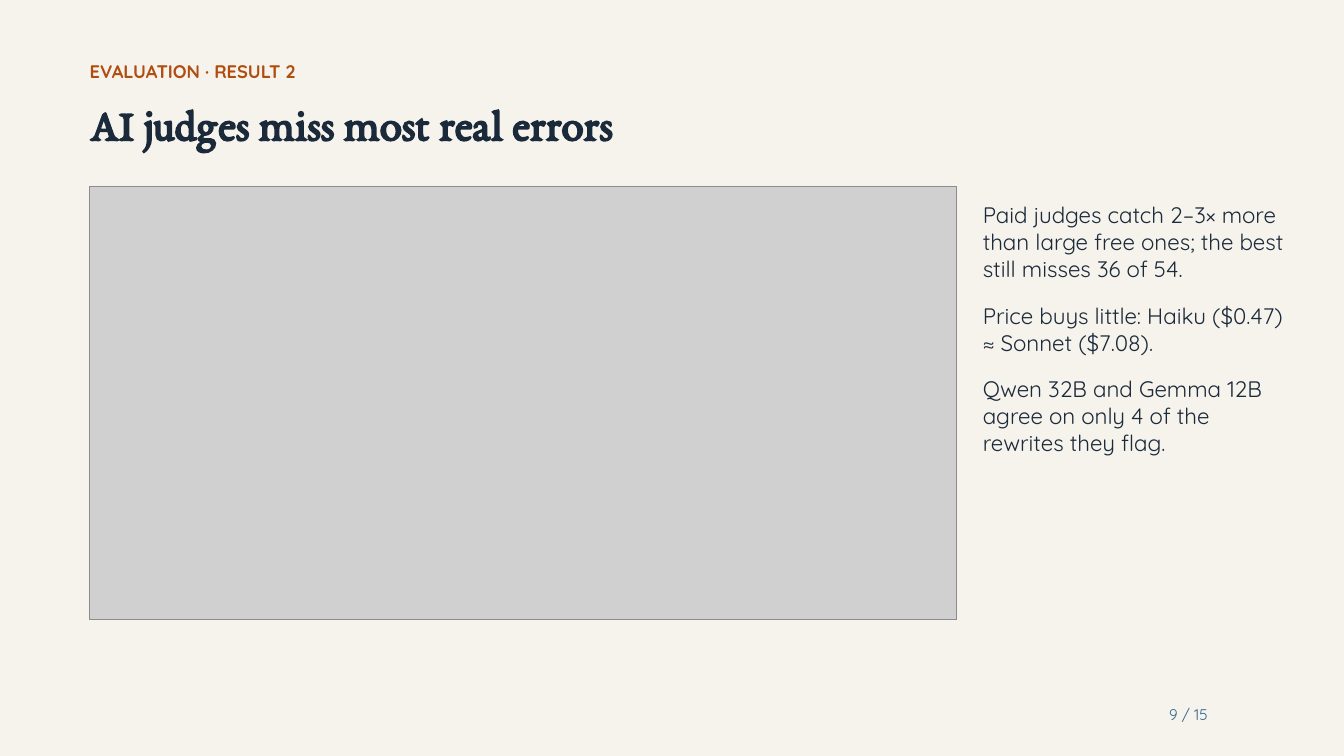
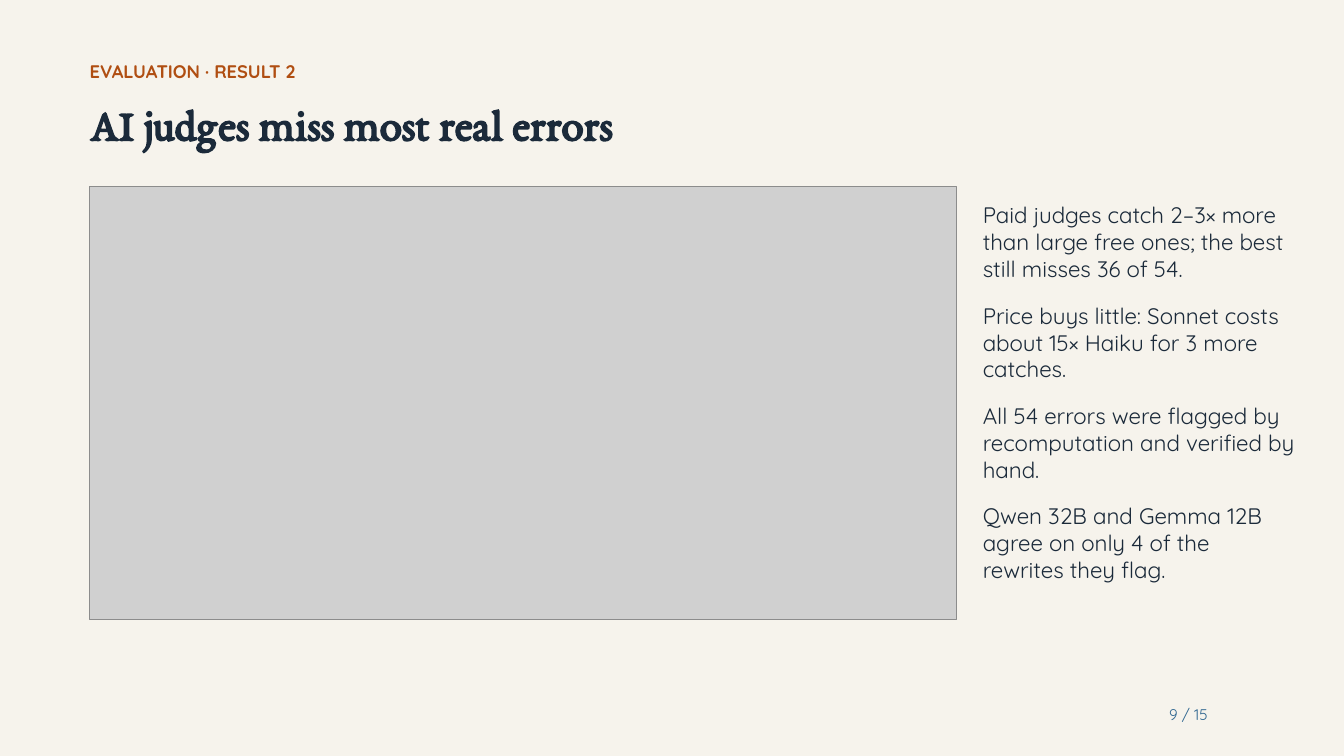
Before and after one commit to harshitaggarwal01/cs2880, a slide deck: slide 9 of docs/video/SafeAdapt-Math_video_nov23.pptx. Drawn at 1344x756 pixels with LibreOffice and Linux fonts; fonts in the diff are those of the drawing; grey boxes stand for pictures. Boxes give left, top, right and bottom in pixels: in the first picture for what was removed or moved away, otherwise in the second. Text is boxed around its words. In the diff, an @@ line names an element or a change of style, - is before the commit and + after.

```diff
--- a/docs/video/SafeAdapt-Math_video_nov23.pptx
+++ b/docs/video/SafeAdapt-Math_video_nov23.pptx
@@ text at box(983, 307, 1294, 479): text changed @@
-Price buys little: Haiku ($0.47) ≈ Sonnet ($7.08).
+Price buys little: Sonnet costs about 15× Haiku for 3 more catches.
+All 54 errors were flagged by recomputation and verified by hand.
```
Also in this commit, not shown: 10 other slides changed, 16 other files.
